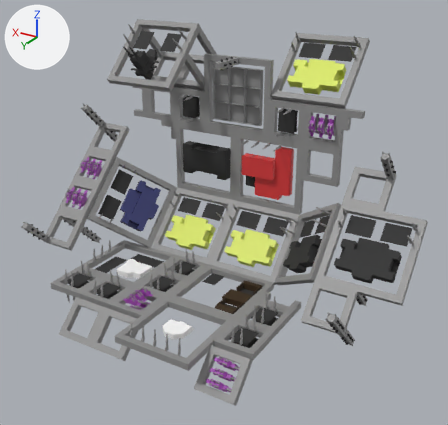
One commit to the glTF model StarbaseAtlasProjectOrigin.glb: the scene before it, then after it.
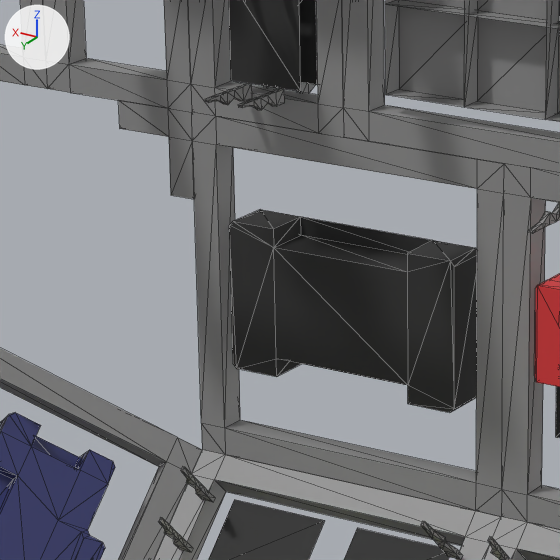
There are two pictures of each version: one whole from a 50 mm lens placed at (-1587.0, 2326.0, 1163.0), pointed at (-233.0, 69.0, 34.0), one close up on the part from 31% to 55% of the width and 24% to 49% of the height. Every picture has the same lights, and +X, +Y and +Z are marked at upper left. The close-ups show mesh edges as thin lines. Where no turn or scale is listed for an object, it has been applied to the vertices. Vertices at the same position are counted once.

Names of what the first close-up shows: 'Block_Ore_Dropoff.001', 'Block_Player_Ship_Shop_Duratech.001', 'Block_Player_Ship_Shop_Rando.001', 'Block_Player_Ship_Shop_Rando.002', 'Block_Ship_Hangars.001', 'Block_Ship_Shop.001', 'Quarter_Block.159', 'Quarter_Block_Half.050', 'Quarter_Block_Quarter.005', 'Quarter_Block_Towers.036'.
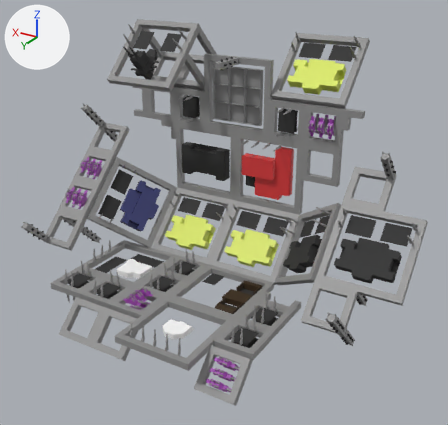
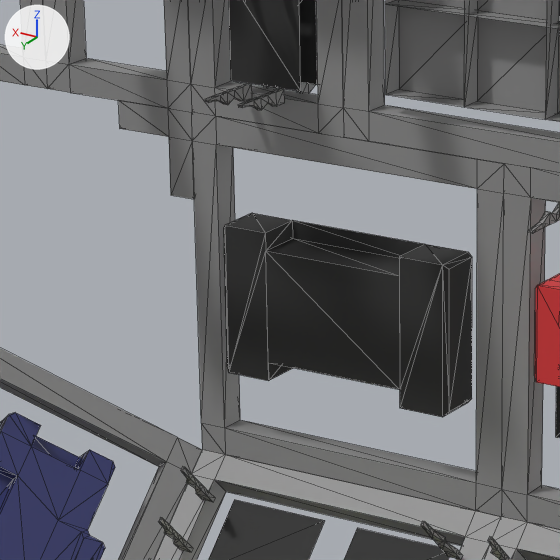
Where the change shows, as pixel boxes [x1, y1, x2, y2] in the close-ups (560 x 560 px; the box of a moved part takes in the faces that stretch with it):
part 1 of me_cube_006, moved or reshaped: before [229, 210, 477, 413]; after [224, 213, 472, 417]

The edits, one by one:
me_cube_006 is used by ob_block_ship_hangars_001; location (294.8, -308.5, -69.8).
me_cube_006 had 64 vertices, 128 faces and spanned x -370.0..0.0, y -40.0..10.0, z 0.0..370.0.
me_cube_006 now has 64 vertices, 128 faces and spans x -370.0..0.0, y -30.0..25.0, z 0.0..370.0.
Part 1, on me_cube_006:
20 vertices are removed from x -320.0..-50.0, y -40.0..10.0, z 105.0..265.0.
60 faces are deleted.
9 vertices in x -320.0..-105.0, y -40.0..10.0, z 105.0..265.0 move by (0.0, 15.0, 0.0).
3 vertices move from x -105.0..-50.0, y -40.0..10.0, z 110.0..265.0 to x -105.0..-55.0, y -25.0..25.0, z 105.0..265.0.
14 vertices are added at x -320.0..-50.0, y -25.0..25.0, z 105.0..260.0.
6 new vertices lie (0.0, 50.0, 0.0) away from vertices in x -315.0..-105.0, y -40.0..10.0, z 105.0..265.0.
60 new faces join them, mat_black (black #2d2d2d).
